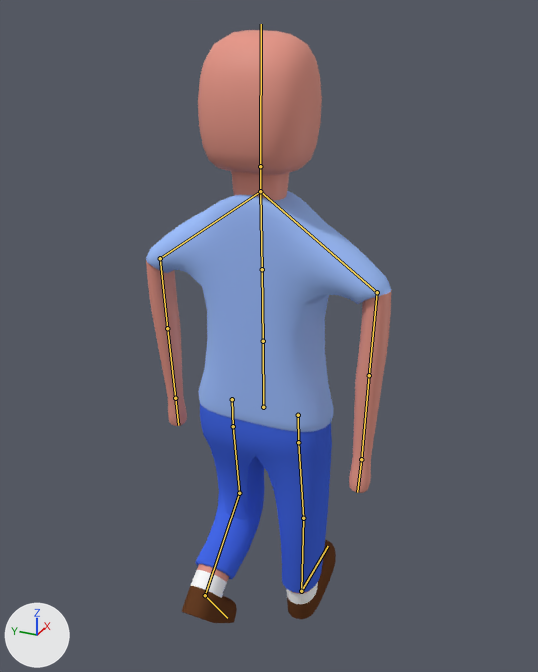
A saved change to the Blender file Assets/Blender projects/PlayerModel.blend.
Rendered twice from a camera (50 mm lens) standing at (-26.3, -12.2, 29.0) and looking at (1.2, 0.2, 15.3). The axes (+X, +Y, +Z) are drawn at lower left. The lights are the same throughout. Both versions are drawn at frame 5 of the action 'WalkBackward'; the numbers are the values there. The bones that bend it are drawn over the model as lines.

In view in the first picture: 'PlayerModel'.
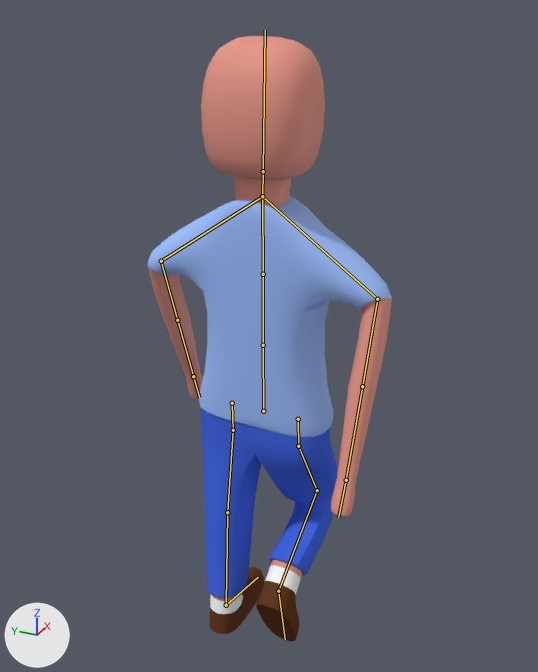
The edits, one by one:
Bone 'Pelvis' (bone_pelvis) moves from (0.0, 0.01, 0.0) to (0.0, -0.18, 0.0).
Bone 'Spine' (bone_spine) turns from (0, 0, 0) to (1, 0, 0) degrees about its own x, y and z.
Bone 'Upperarm.R' (bone_upperarm_r) turns from (75, -6, 3) to (73, -20, 7) degrees about its own x, y and z.
Bone 'Upperarm.L' (bone_upperarm_l) turns from (-75, -6, -3) to (-73, -20, -7) degrees about its own x, y and z.
Bone 'Upperleg.R' (bone_upperleg_r) turns from (0, 0, -11) to (0, 1, -35) degrees about its own x, y and z.
Bone 'Lowerleg.R' (bone_lowerleg_r) turns from (0, 0, 5) to (3, 3, 91) degrees about its own x, y and z.
Bone 'Foot.R' (bone_foot_r) turns from (0, 0, -6) to (0, 0, 7) degrees about its own x, y and z.
Bone 'Upperleg.L' (bone_upperleg_l) turns from (0, -1, -17) to (0, 0, 0) degrees about its own x, y and z.
Bone 'Lowerleg.L' (bone_lowerleg_l) turns from (-2, -2, 73) to (0, 0, 9) degrees about its own x, y and z.
Bone 'Foot.L' (bone_foot_l) turns from (0, 0, -13) to (0, 0, -5) degrees about its own x, y and z.

Changed parts and their boxes (x1, y1, x2, y2) in the pictures (538 x 672 px):
'PlayerModel', posed
    before: (146, 30, 392, 623)
    after: (147, 36, 392, 641)
bone 'Pelvis', root to tip
    before: (263, 407) to (263, 341)
    after: (263, 411) to (263, 345)
bone 'Spine', root to tip
    before: (263, 341) to (262, 269)
    after: (263, 345) to (263, 274)
bone 'Upperarm.R', root to tip
    before: (377, 292) to (369, 375)
    after: (377, 299) to (362, 386)
bone 'Upperarm.L', root to tip
    before: (160, 258) to (167, 328)
    after: (161, 261) to (177, 320)
bone 'Upperleg.R', root to tip
    before: (298, 442) to (303, 518)
    after: (298, 446) to (317, 490)
bone 'Lowerleg.R', root to tip
    before: (303, 518) to (301, 591)
    after: (317, 490) to (278, 591)
bone 'Foot.R', root to tip
    before: (301, 591) to (328, 546)
    after: (278, 591) to (285, 639)
bone 'Upperleg.L', root to tip
    before: (233, 426) to (239, 493)
    after: (233, 430) to (227, 512)
bone 'Lowerleg.L', root to tip
    before: (239, 493) to (205, 595)
    after: (227, 512) to (226, 605)
bone 'Foot.L', root to tip
    before: (205, 595) to (227, 618)
    after: (226, 605) to (258, 577)
